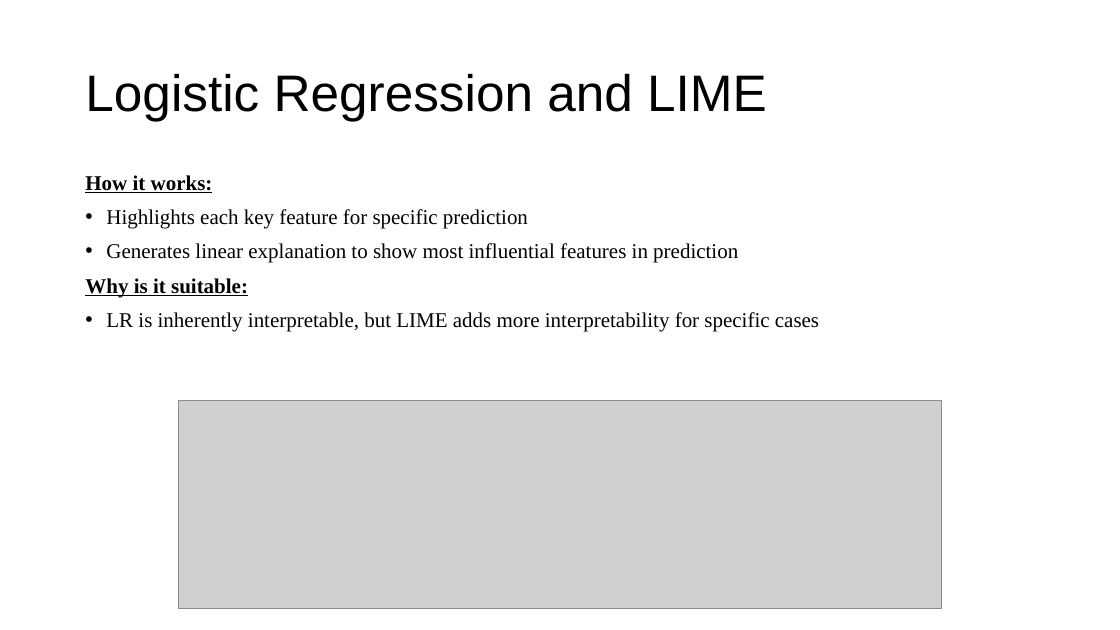
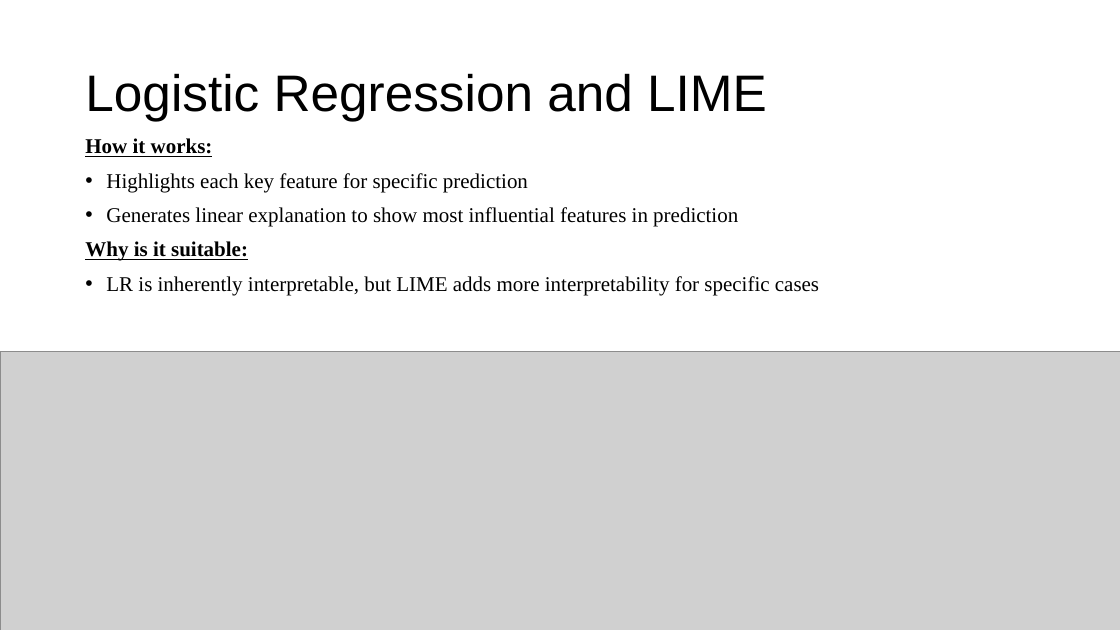
Before and after one commit to TayyebaSadaq/Diabetes-Prediction-using-Machine-Learning-and-Explainable-AI-Techniques, a slide deck: slide 19 of Diabetes Prediction with Machine Learning (ML).pptx. Drawn at 1120x630 pixels with LibreOffice and Linux fonts; fonts in the diff are those of the drawing; grey boxes stand for pictures. Boxes give left, top, right and bottom in pixels: in the first picture for what was removed or moved away, otherwise in the second. Text is boxed around its words. In the diff, an @@ line names an element or a change of style, - is before the commit and + after.

```diff
--- a/Diabetes Prediction with Machine Learning (ML).pptx
+++ b/Diabetes Prediction with Machine Learning (ML).pptx
@@ text "How it works:" moved from (x1=85, y1=175, x2=819, y2=332) to (x1=85, y1=138, x2=819, y2=296) @@
@@ picture resized from (x1=178, y1=401, x2=941, y2=609) to (x1=0, y1=351, x2=1120, y2=630) @@
```
Also in this commit, not shown: 7 other slides changed, 7 slides added, 6 slides removed, 14 other files.
